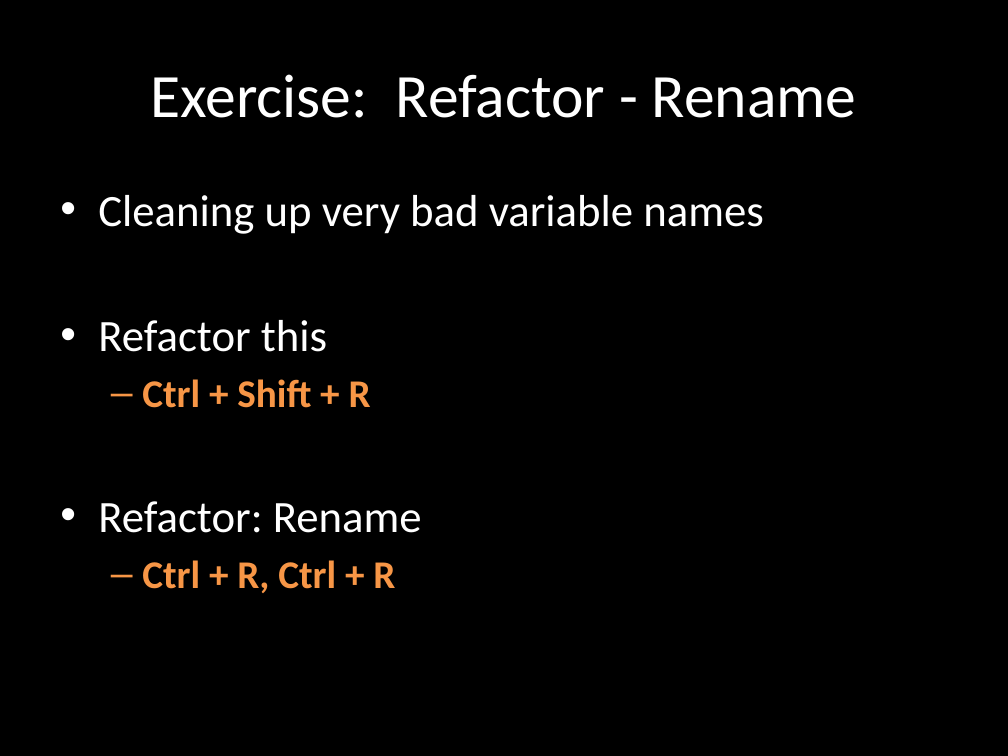
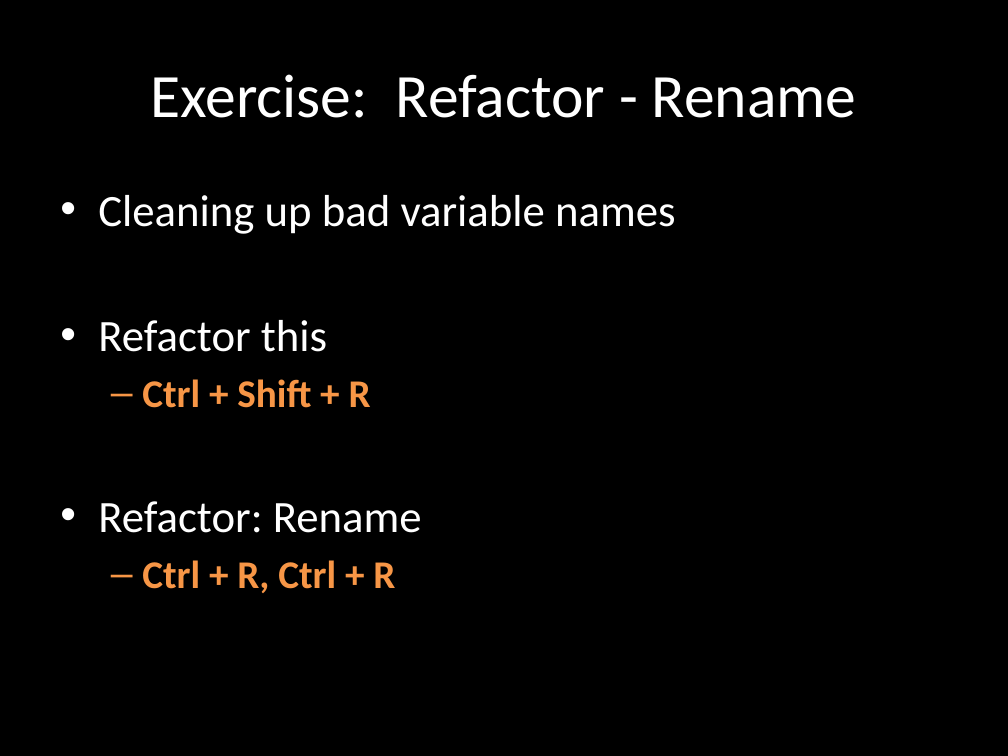
Before and after one commit to rasmuskl/ReSharperCourse, a slide deck: slide 16 of Presentations/2 - Exercises - ReSharper Course.pptx. Drawn at 1008x756 pixels with LibreOffice and Linux fonts; fonts in the diff are those of the drawing. Boxes give left, top, right and bottom in pixels: in the first picture for what was removed or moved away, otherwise in the second. Text is boxed around its words. In the diff, an @@ line names an element or a change of style, - is before the commit and + after.

```diff
--- a/Presentations/2 - Exercises - ReSharper Course.pptx
+++ b/Presentations/2 - Exercises - ReSharper Course.pptx
@@ text at (98, 195, 676, 234): text changed @@
-• Cleaning up very bad variable names
+• Cleaning up bad variable names
```
Also in this commit, not shown: 1 other slide changed, 3 slides added, 7 other files.
